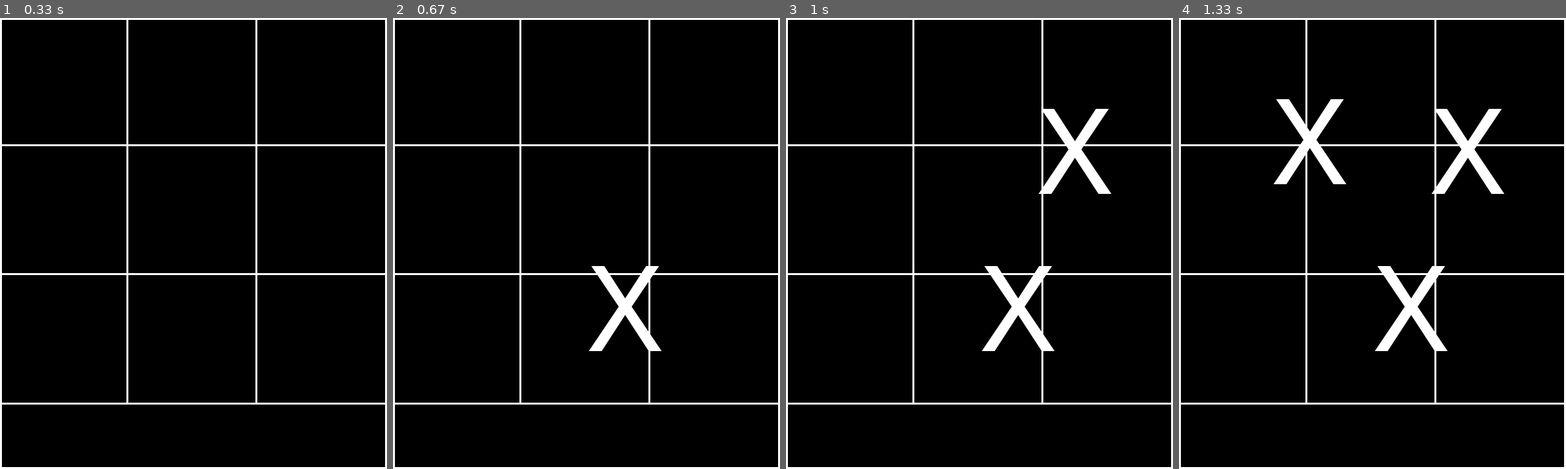
Above: before the commit, frames 1-4 (left to right).
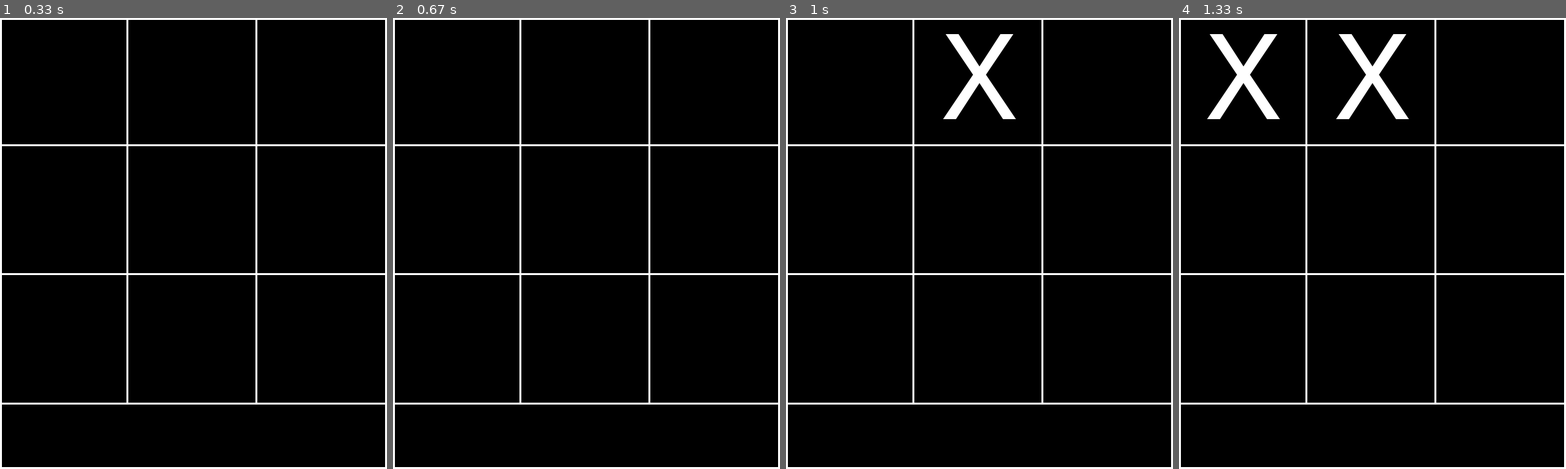
Above: after the commit, the same moments.

Repository: AST9712/A.L.L-Project
Game: pygame game, started from TIC-TAC-TOE/main.py
Same seed, same stepped clock (60 frames per second), same inputs: the game is played once before the commit and once after it.
Inputs (mouse positions are in pixels of both pictures, inside the frame that each line leads up to):
- Up to frame 1 (0.33 s): no input
- Up to frame 2 (0.67 s): click (586, 243) at 0.38 s
- Up to frame 3 (1 s): click (1037, 85) at 0.72 s
- Up to frame 4 (1.33 s): click (1271, 76) at 1.05 s

Frame 1 is identical in both runs. In frame 2, 1.1% of the frame differs, in the area x 50-70%, y 55-74%; in frame 3, 3.5%; in frame 4, 5.9%, in the area x 7-85%, y 3-74%.

Commit message:
Clicking in the right square now draws X's and checks for already clicked squares

Diff:
--- a/TIC-TAC-TOE/main.py
+++ b/TIC-TAC-TOE/main.py
@@ -7,6 +7,9 @@
 
 WIN_H = 600
 WIN_W = 700
+
+a, b = 3, 3
+boardMatrix = [[0 for x in range(a)] for y in range(b)]
 
 BLACK = (0,   0,   0)
 WHITE = (255, 255, 255)
@@ -37,10 +40,19 @@
     gameStart()
 
 def drawX(COORD):
-    X = CHAR_FONT.render("X", True, WHITE)
-    WINDOW.blit(X, COORD)
+    global boardMatrix
+    drawXCHAR = CHAR_FONT.render("X", True, WHITE)
+    x, y = COORD
+    if x < 200 and y < 200 and boardMatrix[0][0] == 0:
+        boardMatrix[0][0] = 1
+        WINDOW.blit(drawXCHAR, (40, -10))
+    elif x < 400 and y < 200:
+        WINDOW.blit(drawXCHAR, (240, -10))
+    elif x < 600 and y < 200:
+        WINDOW.blit(drawXCHAR, (440, -10))
 
 def gameStart():
+
     while True:
         for event in pygame.event.get():
             if event.type == QUIT:
